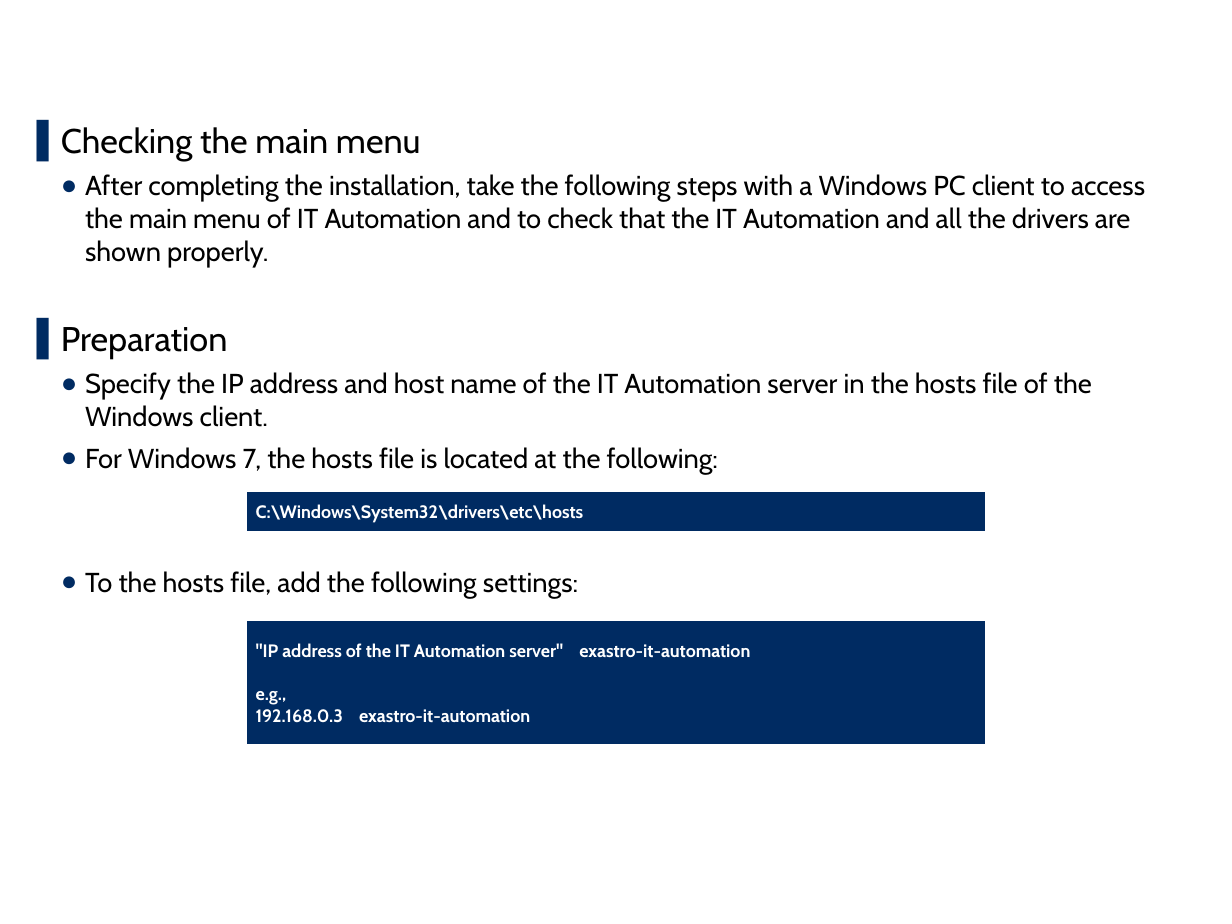
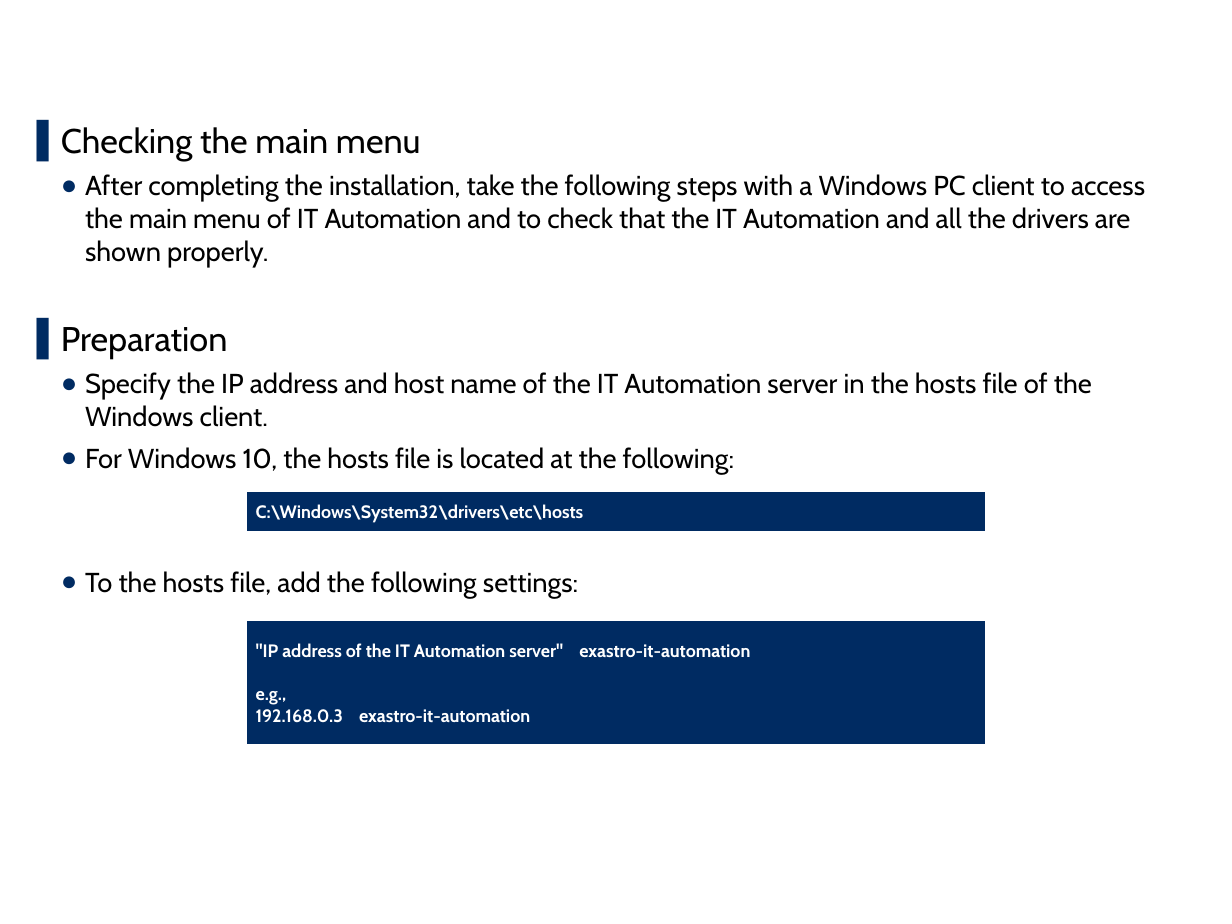
Before and after one commit to exastro-suite/it-automation-docs, a slide deck: slide 21 of asset/Learn/ITA-online-install_en.pptx. Drawn at 1232x924 pixels with LibreOffice and Linux fonts; fonts in the diff are those of the drawing; background and template pictures are left out. Boxes give left, top, right and bottom in pixels: in the first picture for what was removed or moved away, otherwise in the second. Text is boxed around its words. In the diff, an @@ line names an element or a change of style, - is before the commit and + after.

```diff
--- a/asset/Learn/ITA-online-install_en.pptx
+++ b/asset/Learn/ITA-online-install_en.pptx
@@ text at bbox=[85, 447, 734, 474]: text changed @@
-  ● For Windows 7, the hosts file is located at the following:
+  ● For Windows 10, the hosts file is located at the following:
```
Also in this commit, not shown: 12 other slides changed.
